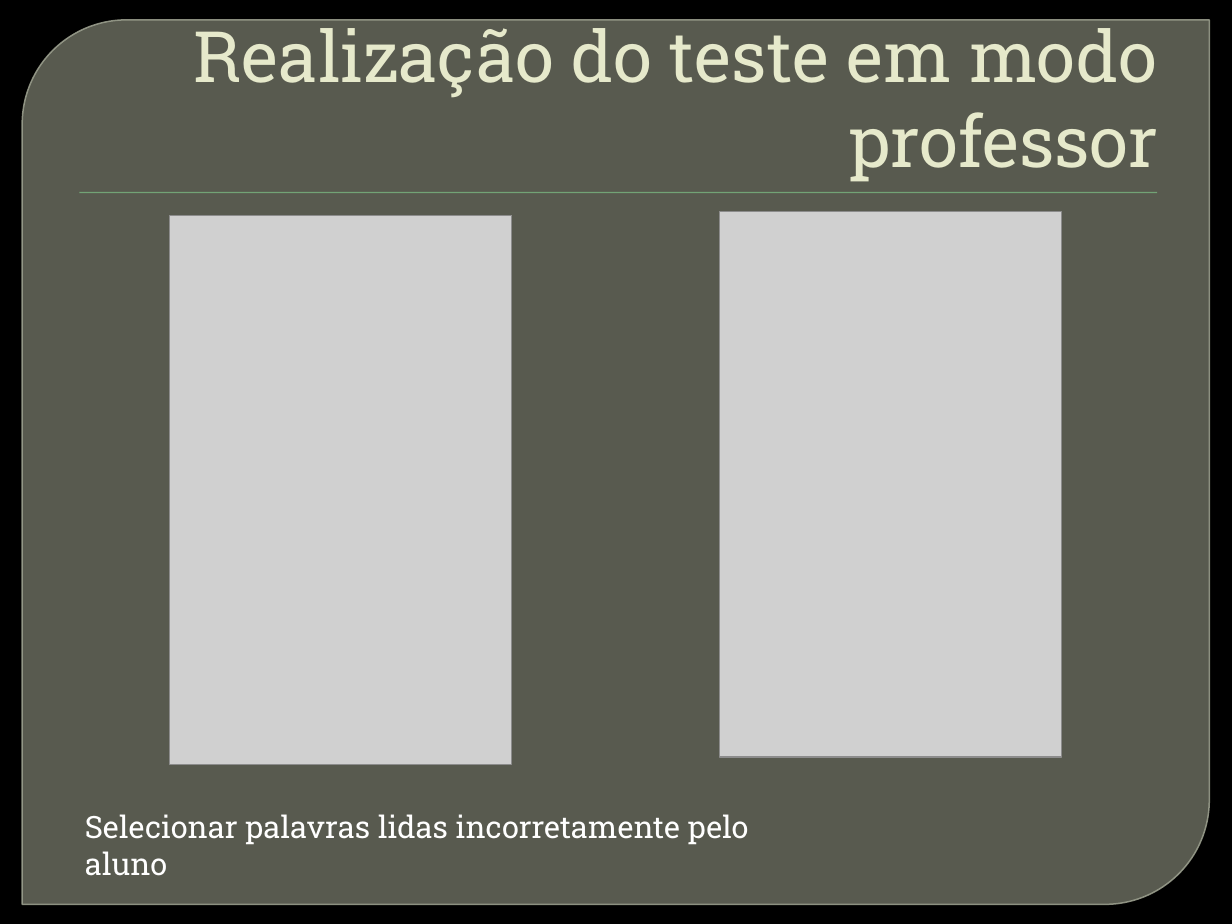
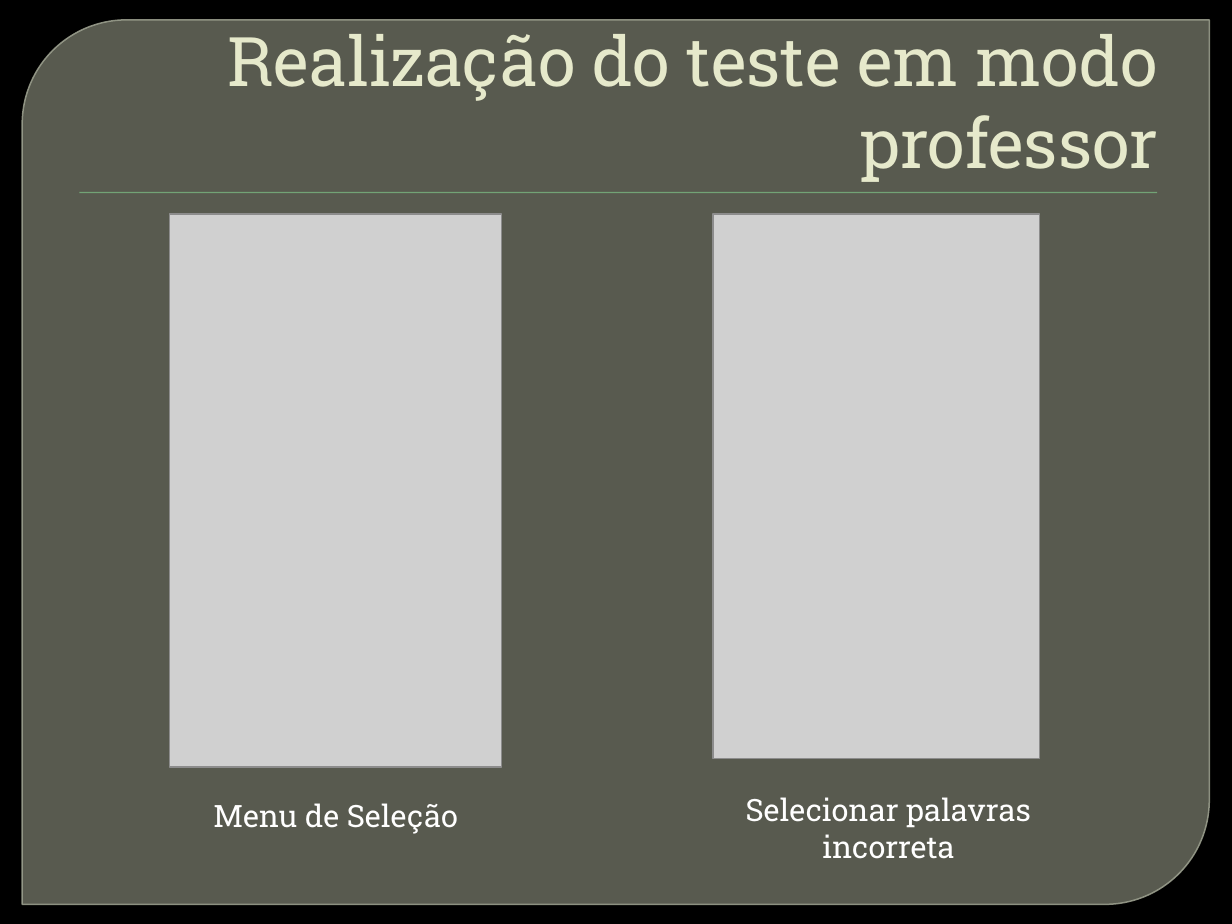
Before and after one commit to iptomar/letrinhas, a slide deck: slide 8 of Letrinhas 0.2.pptx. Drawn at 1232x924 pixels with LibreOffice and Linux fonts; fonts in the diff are those of the drawing; grey boxes stand for pictures; background and template pictures are left out. Boxes give left, top, right and bottom in pixels: in the first picture for what was removed or moved away, otherwise in the second. Text is boxed around its words. In the diff, an @@ line names an element or a change of style, - is before the commit and + after.

Commit message:
Adicionei imagens na parte da Realização do teste em modo Professor e também envio o código ..

```diff
--- a/Letrinhas 0.2.pptx
+++ b/Letrinhas 0.2.pptx
@@ title "Realização do teste em modo ...": place and size @@
-title "Realização do teste em modo ..." at [194, 18, 1157, 182]
+title "Realização do teste em modo ..." at [227, 34, 1158, 182]
@@ title "Realização do teste em modo ..." at [227, 34, 1158, 182]: size 41.4 to 40 pt @@
@@ picture: place and size @@
-picture at [170, 216, 513, 765]
+picture at [170, 214, 501, 768]
@@ picture: place and size @@
-picture at [719, 212, 1062, 758]
+picture at [713, 214, 1040, 759]
@@ text added at [213, 803, 458, 834], 18 pt, text #FFFFFF @@
+Menu de Seleção
@@ text added at [746, 797, 1031, 859], 18 pt, text #FFFFFF @@
+Selecionar palavras incorreta
@@ text removed at [85, 814, 749, 876] @@
-Selecionar palavras lidas incorretamente pelo aluno
```
Also in this commit, not shown: 1 slide added, 55 other files.
